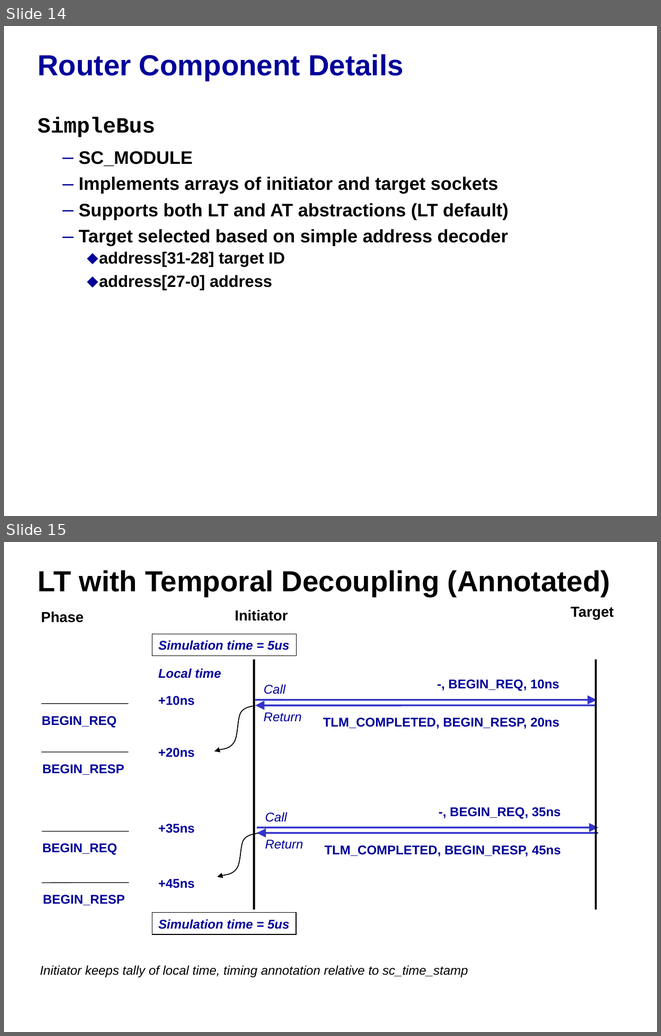
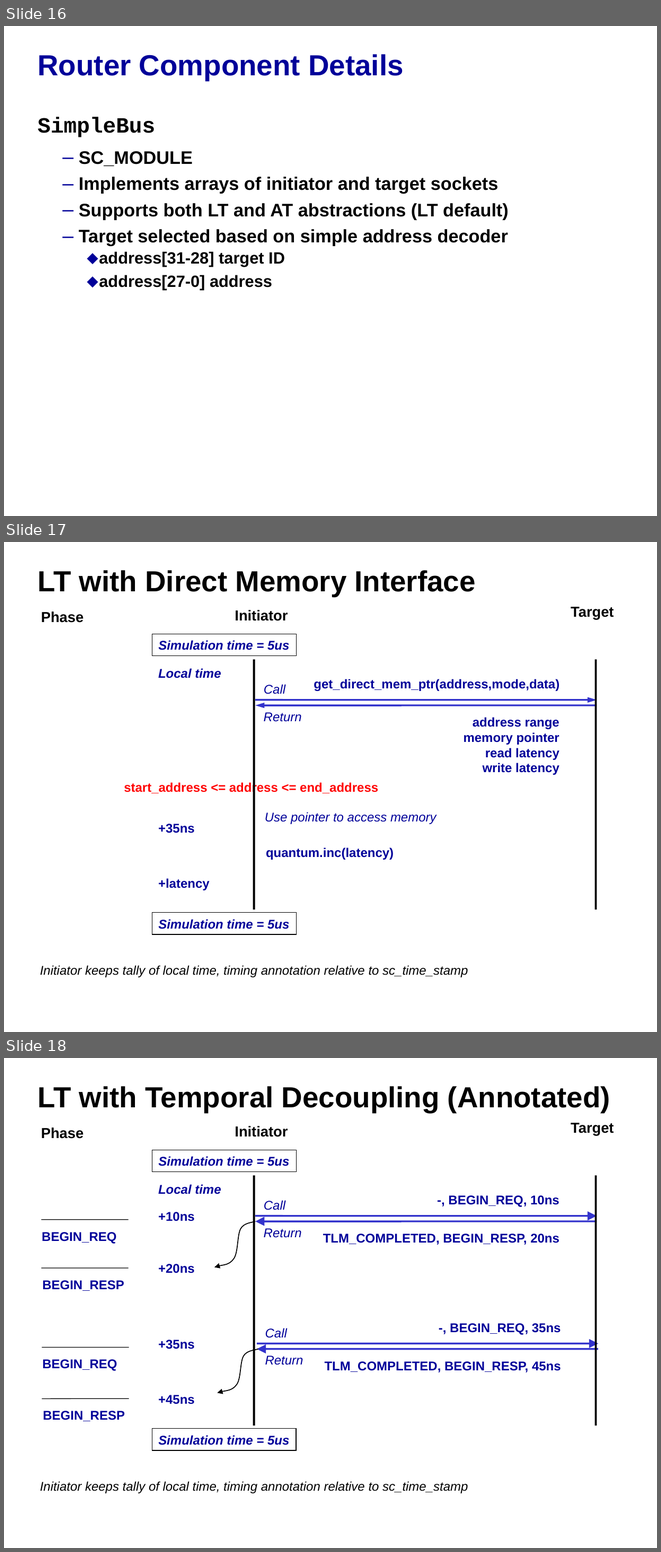
Before and after one commit to accellera-official/systemc, a slide deck: examples/tlm/lt_direct_memory_interface/docs/lt_temporal_decoupling.ppt. Shown one above the other, each under a label of ours: slides 14 and 15 before the commit, slides 16, 17 and 18 after it. The pictures are 661x1036 and 661x1552 pixels, drawn with LibreOffice and Linux fonts; fonts in the diff are those of the drawing; background and template pictures are left out. Boxes give left, top, right and bottom in pixels: in the first picture for what was removed or moved away, otherwise in the second. Text is boxed around its words. In the diff, an @@ line names an element or a change of style, - is before the commit and + after.

Commit message:
- updated lt_direct_memory_interface example PowerPoint

```diff
--- a/examples/tlm/lt_direct_memory_interface/docs/lt_temporal_decoupling.ppt
+++ b/examples/tlm/lt_direct_memory_interface/docs/lt_temporal_decoupling.ppt
@@ slide 17 added at bbox=[4, 542, 657, 1032], background picture (left out) @@
@@ title added at bbox=[38, 570, 476, 597], 32 pt, text #000000, bold @@
+LT with Direct Memory Interface
@@ text added at bbox=[41, 611, 84, 623], 16 pt, text #000000, bold @@
+Phase
@@ text added at bbox=[235, 610, 288, 621], 16 pt, text #000000, bold @@
+Initiator
@@ text added at bbox=[571, 607, 614, 620], 16 pt, text #000000, bold @@
+Target
@@ rectangle added at bbox=[152, 634, 297, 656], outline #000000 0.74 pt, 14 pt, text #000099, bold, italic @@
+Simulation time = 5us
@@ text added at bbox=[158, 668, 221, 678], 14 pt, text #000099, bold, italic @@
+Local time
@@ line added from (254, 660) to (254, 910), #000000 2.24 pt @@
@@ line added from (595, 660) to (595, 910), #000000 2.24 pt @@
@@ text added at bbox=[264, 684, 285, 694], 14 pt, text #000099, italic @@
+Call
@@ text added at bbox=[314, 679, 559, 691], 14 pt, text #000099, bold @@
+get_direct_mem_ptr(address,mode,data)
@@ arrow added from (255, 700) to (597, 700), #3333CC 2.01 pt @@
@@ arrow added from (597, 705) to (255, 705), #3333CC 2.01 pt @@
@@ text added at bbox=[264, 712, 302, 722], 14 pt, text #000099, italic @@
+Return
@@ text added at bbox=[464, 717, 559, 775], 14 pt, text #000099, bold @@
+address range
+memory pointer
+read latency
+write latency
@@ text added at bbox=[124, 782, 378, 795], 14 pt, text #FF0000, bold @@
+start_address <= address <= end_address
@@ text added at bbox=[265, 812, 436, 824], 14 pt, text #000099, italic @@
+Use pointer to access memory
@@ text added at bbox=[158, 823, 195, 833], 14 pt, text #000099, bold @@
++35ns
@@ text added at bbox=[266, 847, 394, 859], 14 pt, text #000099, bold @@
+quantum.inc(latency)
@@ text added at bbox=[158, 878, 210, 890], 14 pt, text #000099, bold @@
++latency
@@ rectangle added at bbox=[152, 912, 297, 934], outline #000000 0.74 pt, 14 pt, text #000099, bold, italic @@
+Simulation time = 5us
@@ text added at bbox=[40, 965, 468, 977], 14 pt, text #000000, italic @@
+Initiator keeps tally of local time, timing annotation relative to sc_time_stamp
@@ page number added at bbox=[4, 999, 46, 1032], 10 pt, text #FFFFFF, bold @@
+17
@@ what was slide 14 is now slide 16 @@
@@ what was slide 15 is now slide 18 @@
```
Also in this commit, not shown: 3 slides changed, 2 other slides added.
